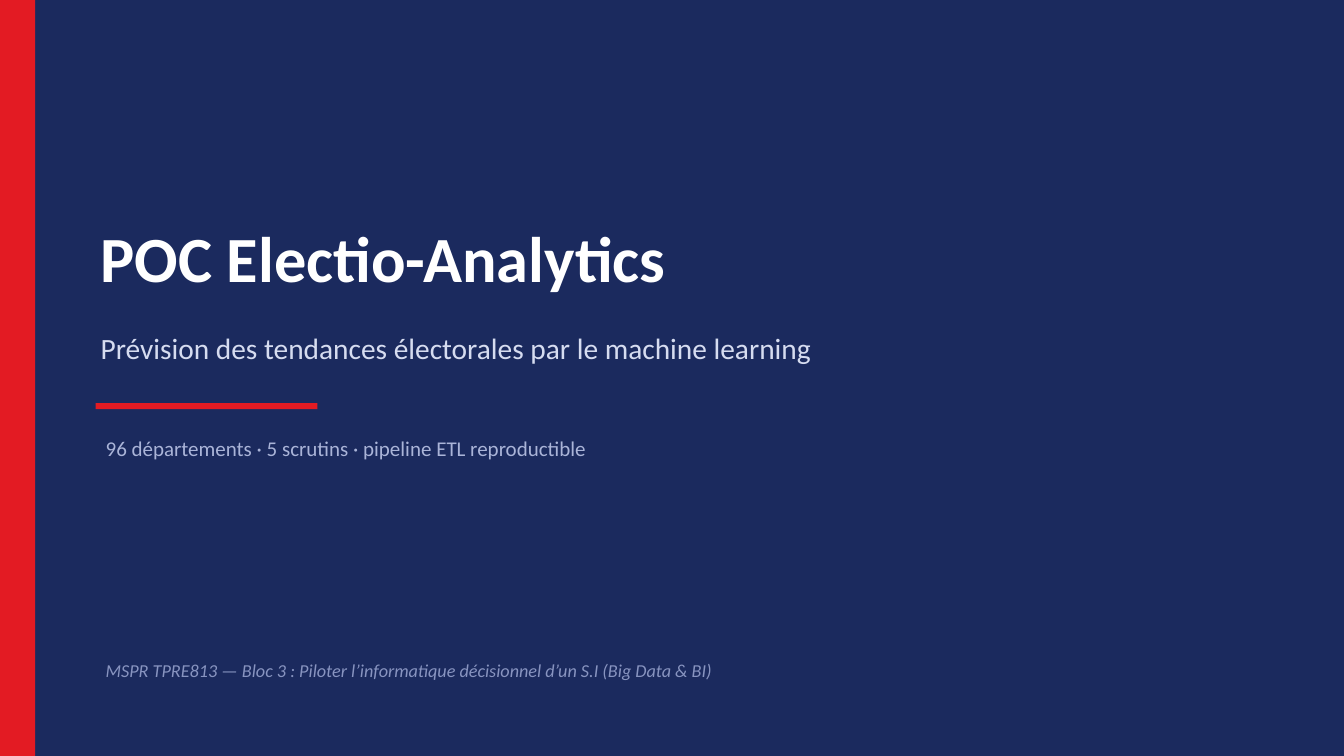
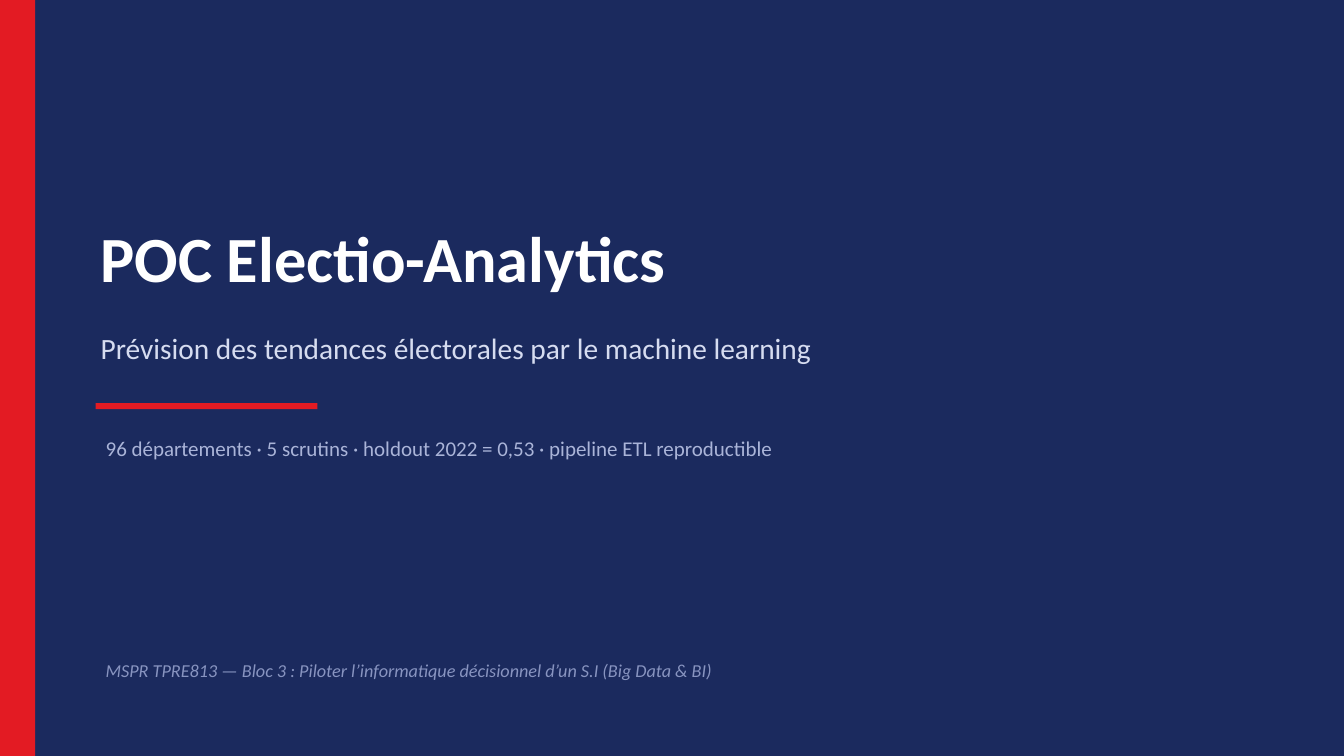
Before and after one commit to guilafont1/mspr-rattrapage, a slide deck: slide 1 of docs/livrables/Support_soutenance_POC_ElectioAnalytics.pptx. Drawn at 1344x756 pixels with LibreOffice and Linux fonts; fonts in the diff are those of the drawing. Boxes give left, top, right and bottom in pixels: in the first picture for what was removed or moved away, otherwise in the second. Text is boxed around its words. In the diff, an @@ line names an element or a change of style, - is before the commit and + after.

```diff
--- a/docs/livrables/Support_soutenance_POC_ElectioAnalytics.pptx
+++ b/docs/livrables/Support_soutenance_POC_ElectioAnalytics.pptx
@@ text at <box>106,441,771,460</box>: text changed @@
-96 départements · 5 scrutins · pipeline ETL reproductible
+96 départements · 5 scrutins · holdout 2022 = 0,53 · pipeline ETL reproductible
```
Also in this commit, not shown: 11 other slides changed, 3 slides added, 26 other files.
